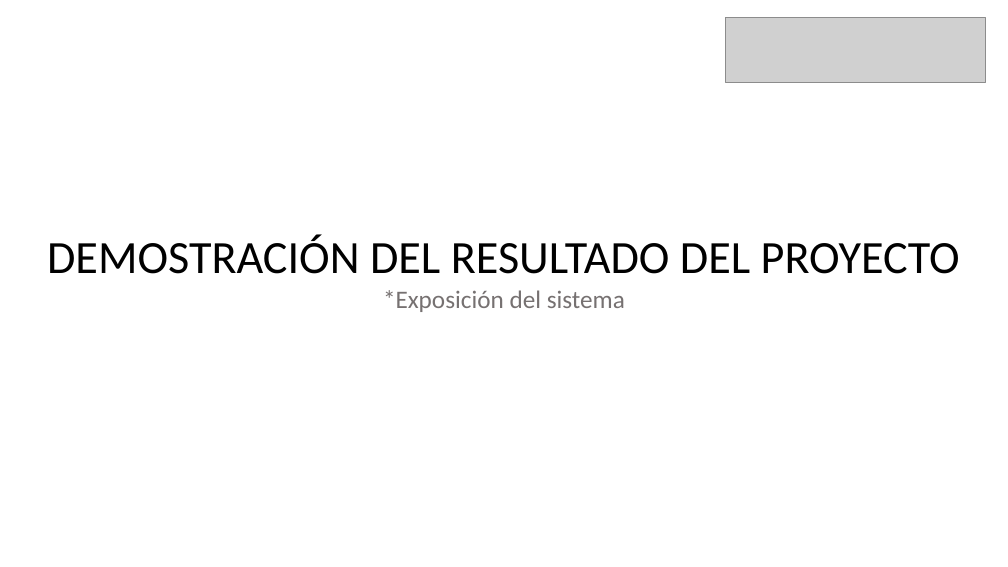
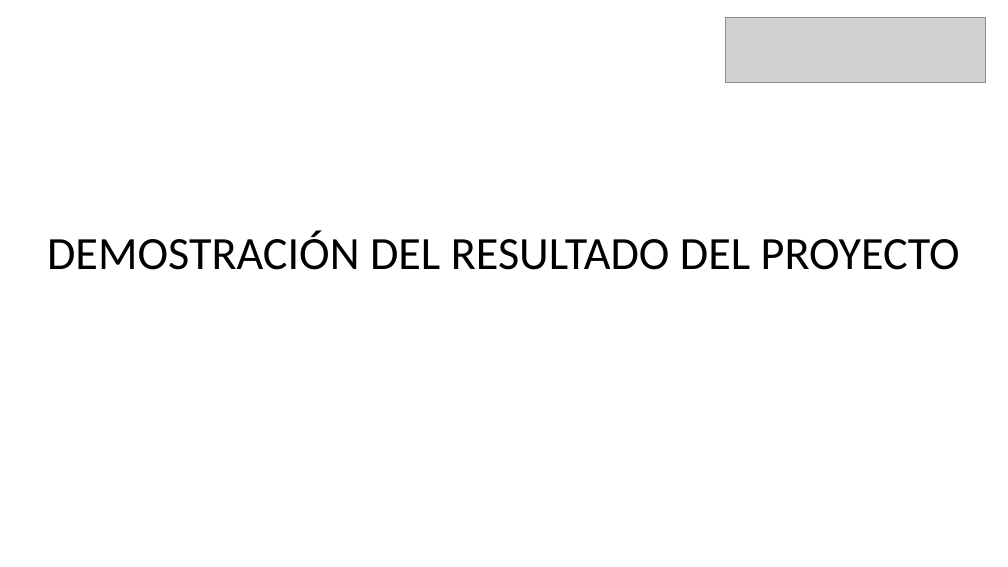
Before and after one commit to Ceidima/2025_PO_Capstone_708D_Grupo_6, a slide deck: slide 11 of Fase 3/Evidencias Proyecto/Formato Presentación final.pptx. Drawn at 1008x567 pixels with LibreOffice and Linux fonts; fonts in the diff are those of the drawing; grey boxes stand for pictures. Boxes give left, top, right and bottom in pixels: in the first picture for what was removed or moved away, otherwise in the second. Text is boxed around its words. In the diff, an @@ line names an element or a change of style, - is before the commit and + after.

```diff
--- a/Fase 3/Evidencias Proyecto/Formato Presentación final.pptx
+++ b/Fase 3/Evidencias Proyecto/Formato Presentación final.pptx
@@ text at box(383, 290, 625, 312): paragraph removed @@
-*Exposición del sistema
```
Also in this commit, not shown: 11 other slides changed, 1 slide added, 1 slide removed, 2 other files.
